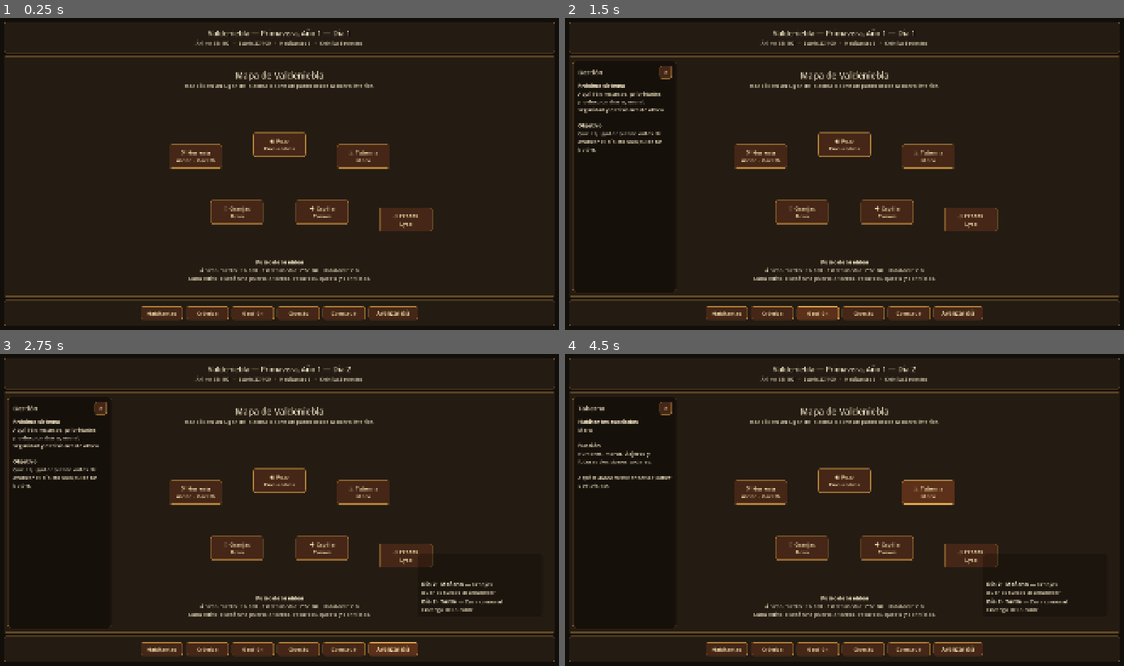
Above: before the commit, frames 1-4 (two rows, left to right).
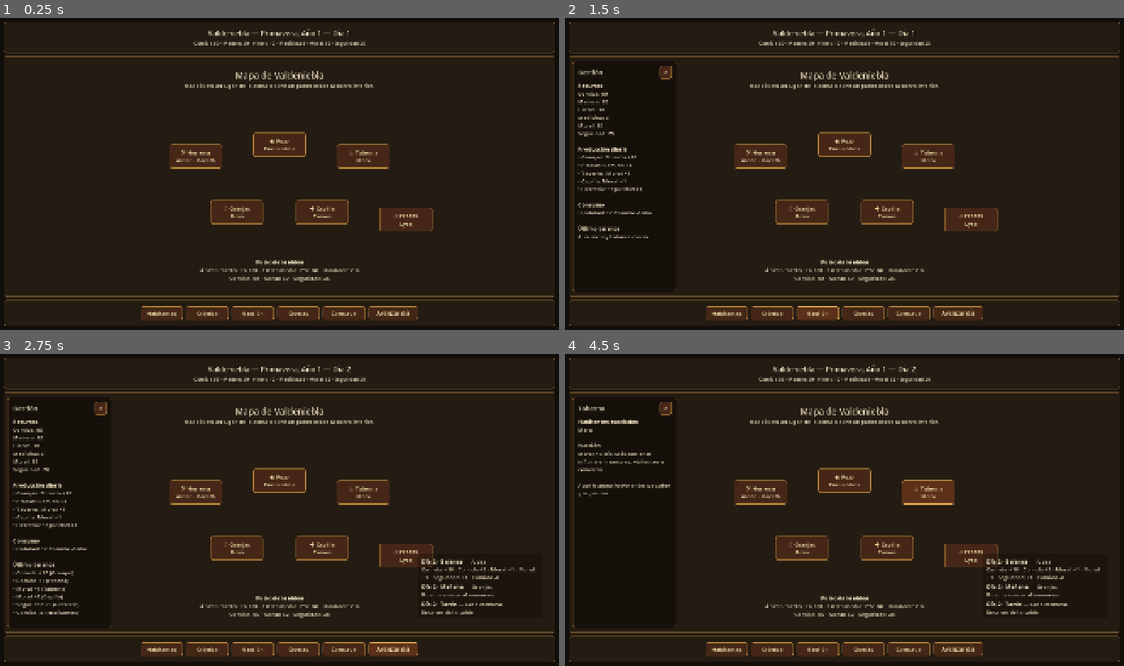
Above: after the commit, the same moments.

Repository: Nachobt98/valdeniebla
Game: Godot game, scene res://main.tscn
Same seed, same stepped clock (60 frames per second), same inputs: the game is played once before the commit and once after it.
Inputs:
- Up to frame 1 (0.25 s): no input
- Up to frame 2 (1.5 s): click "Crónica" at 0.5 s; click "Gestión" at 1.25 s
- Up to frame 3 (2.75 s): click "Avanzar día" at 2 s
- Up to frame 4 (4.5 s): click "⚒ Herrería Aldric · Gareth" at 2.75 s; click "◉ Pozo Encuentros" at 3.5 s; click "♨ Taberna Mara" at 4.25 s

The runs differ from the first frame. In frame 1, 0.5% of the frame differs, in the area x 33-67%, y 6-85%; in frame 2, 2.0%; in frame 3, 3.4%, in the area x 2-96%, y 6-85%; in frame 4, 2.1%.

Commit message:
Connect resources to UI and daily flow

Diff:
--- a/main.gd
+++ b/main.gd
@@ -2,6 +2,7 @@
 
 const NPCDatabase = preload("res://data/npc_database.gd")
 const EventDatabase = preload("res://data/event_database.gd")
+const ResourceDatabase = preload("res://data/resource_database.gd")
 const VillageState = preload("res://scripts/village_state.gd")
 const EventSystem = preload("res://scripts/event_system.gd")
 const DiarySystem = preload("res://scripts/diary_system.gd")
@@ -46,7 +47,7 @@
 @onready var pastures_button: Button = $RootMargin/RootLayout/GameArea/MapPanel/MapContent/PasturesButton
 
 func _ready() -> void:
-	village_state.setup(NPCDatabase.get_npc_order(), NPCDatabase.get_initial_npcs())
+	village_state.setup(NPCDatabase.get_npc_order(), NPCDatabase.get_initial_npcs(), ResourceDatabase.get_initial_resources())
 	event_system.setup(EventDatabase.get_events())
 	diary_system.setup_initial_entry()
 	populate_npc_list()
@@ -64,12 +65,12 @@
 	management_button.pressed.connect(show_management_panel)
 	quests_button.pressed.connect(show_quests_panel)
 	build_button.pressed.connect(show_build_panel)
-	forge_button.pressed.connect(func(): show_building_panel("Herrería", "Aldric · Gareth", "Forja, herramientas, reparaciones y futuras armas.", "El yunque marca el pulso material de Valdeniebla."))
-	tavern_button.pressed.connect(func(): show_building_panel("Taberna", "Mara", "Rumores, moral, viajeros y futuras decisiones sociales.", "Aquí la aldea habla antes de saber qué piensa."))
-	well_button.pressed.connect(func(): show_building_panel("Pozo", "Vecinos de paso", "Encuentros casuales, conversaciones breves y rumores pequeños.", "Todo el mundo acaba pasando por el pozo."))
-	farms_button.pressed.connect(func(): show_building_panel("Granjas", "Bran", "Comida, cosechas, fatiga, clima y preparación del invierno.", "Si los campos fallan, toda la aldea lo nota."))
-	chapel_button.pressed.connect(func(): show_building_panel("Capilla", "Tomas", "Crónica, memoria, mediación y primeras pistas de la trama principal.", "Las velas recuerdan más de lo que dicen."))
-	pastures_button.pressed.connect(func(): show_building_panel("Prados", "Lysa", "Ganado, lindes, vigilancia rural y frontera exterior.", "Más allá de los prados empieza lo incierto."))
+	forge_button.pressed.connect(func(): show_building_panel("Herrería", "Aldric · Gareth", "Seguridad +1/día si queda hierro. Coste: -1 hierro cada 3 días.", "El yunque marca el pulso material de Valdeniebla."))
+	tavern_button.pressed.connect(func(): show_building_panel("Taberna", "Mara", "Moral +1/día. Más adelante influirá en rumores, visitantes y comercio.", "Aquí la aldea habla antes de saber qué piensa."))
+	well_button.pressed.connect(func(): show_building_panel("Pozo", "Vecinos de paso", "Estabilidad cotidiana. Más adelante afectará salud, reuniones y eventos sociales.", "Todo el mundo acaba pasando por el pozo."))
+	farms_button.pressed.connect(func(): show_building_panel("Granjas", "Bran", "Comida +10/día.", "Si los campos fallan, toda la aldea lo nota."))
+	chapel_button.pressed.connect(func(): show_building_panel("Capilla", "Tomas", "Moral +1/día. Más adelante afectará memoria, mediación y tramas principales.", "Las velas recuerdan más de lo que dicen."))
+	pastures_button.pressed.connect(func(): show_building_panel("Prados", "Lysa", "Comida +3/día. Más adelante aportará vigilancia rural y medicina natural.", "Más allá de los prados empieza lo incierto."))
 
 func apply_translucent_context_style() -> void:
 	context_panel.custom_minimum_size = Vector2(350, 0)
@@ -159,12 +160,27 @@
 
 func _on_advance_day_pressed() -> void:
 	village_state.advance_day()
+	village_state.apply_daily_economy(ResourceDatabase)
+	diary_system.add_daily_economy_entry(village_state)
+	add_event_feed_entry("Balance", {"location": "Aldea", "title": get_daily_resource_feed_summary()})
 	for time_name in DAY_TIMES:
 		var event_data = event_system.pick_event(village_state)
 		event_system.apply_event(event_data, village_state)
 		diary_system.add_entry(time_name, event_data, village_state)
 		add_event_feed_entry(time_name, event_data)
 	update_all_ui()
+	if context_panel.visible and context_title_label.text == "Gestión":
+		show_management_panel()
+	elif context_panel.visible and context_title_label.text == "Crónica":
+		show_chronicle_panel()
+
+func get_daily_resource_feed_summary() -> String:
+	var chunks: Array[String] = []
+	for change: Dictionary in village_state.last_daily_resource_changes:
+		chunks.append("%s %+d" % [String(change["resource"]).capitalize(), int(change["delta"])])
+	if chunks.is_empty():
+		return "Sin cambios de recursos"
+	return " · ".join(chunks)
 
 func add_event_feed_entry(time_name: String, event_data: Dictionary) -> void:
 	event_feed_panel.visible = true
@@ -229,27 +245,30 @@
 		update_npc_panel()
 
 func update_title() -> void:
-	var average_mood := village_state.get_average_state("ánimo")
-	var average_stress := village_state.get_average_state("estrés")
 	title_label.text = "Valdeniebla — %s, Año %d — Día %d" % [
 		village_state.season,
 		village_state.year,
 		village_state.day
 	]
-	top_stats_label.text = "Ánimo %d/100   ·   Estrés %d/100   ·   Habitantes %d   ·   Crónica %d eventos" % [
+	top_stats_label.text = "Comida %d · Madera %d · Hierro %d · Medicina %d · Moral %d · Seguridad %d" % [
+		village_state.get_resource("comida"),
+		village_state.get_resource("madera"),
+		village_state.get_resource("hierro"),
+		village_state.get_resource("medicina"),
+		village_state.get_resource("moral"),
+		village_state.get_resource("seguridad")
+	]
+
+func update_map_status() -> void:
+	var average_mood := village_state.get_average_state("ánimo")
+	var average_stress := village_state.get_average_state("estrés")
+	map_status_label.text = "[center][b]Pulso de la aldea[/b]\nÁnimo medio: %d/100 · Estrés medio: %d/100 · Habitantes: %d\nComida: %d · Moral: %d · Seguridad: %d[/center]" % [
 		average_mood,
 		average_stress,
 		village_state.npc_order.size(),
-		diary_system.diary_history.size()
-	]
-
-func update_map_status() -> void:
-	var average_mood := village_state.get_average_state("ánimo")
-	var average_stress := village_state.get_average_state("estrés")
-	map_status_label.text = "[center][b]Pulso de la aldea[/b]\nÁnimo medio: %d/100 · Estrés medio: %d/100 · Habitantes: %d\nCada edificio será una puerta a tareas, recursos, quests y conflictos.[/center]" % [
-		average_mood,
-		average_stress,
-		village_state.npc_order.size()
+		village_state.get_resource("comida"),
+		village_state.get_resource("moral"),
+		village_state.get_resource("seguridad")
 	]
 
 func reset_context_text_layout() -> void:
@@ -291,11 +310,24 @@
 	npc_info_label.visible = false
 
 func show_management_panel() -> void:
-	show_context(
-		"Gestión",
-		"[b]Próximo sistema[/b]\nAquí irán recursos, prioridades, producción diaria, moral, seguridad y decisiones de aldea.\n\n[b]Objetivo[/b]\nQue el jugador piense antes de avanzar el día, no solo pulse un botón.",
-		false
-	)
+	show_context("Gestión", get_management_panel_text(), false)
+
+func get_management_panel_text() -> String:
+	var text := "[b]Recursos[/b]\n"
+	for resource_name: String in ResourceDatabase.get_resource_order():
+		text += "%s: %d\n" % [String(ResourceDatabase.get_resource_labels().get(resource_name, resource_name)), village_state.get_resource(resource_name)]
+	text += "\n[b]Producción diaria[/b]\n"
+	for rule: Dictionary in ResourceDatabase.get_daily_production_rules():
+		text += "• %s: %s %+d\n" % [String(rule["source"]), String(rule["resource"]).capitalize(), int(rule["delta"])]
+	text += "\n[b]Consumo[/b]\n"
+	text += "• Habitantes: Comida -%d/día\n" % village_state.npc_order.size()
+	text += "\n[b]Último balance[/b]\n"
+	if village_state.last_daily_resource_changes.is_empty():
+		text += "Aún no hay balance diario."
+	else:
+		for change: Dictionary in village_state.last_daily_resource_changes:
+			text += "• %s %+d (%s)\n" % [String(change["resource"]).capitalize(), int(change["delta"]), String(change.get("source", "aldea"))]
+	return text
 
 func show_quests_panel() -> void:
 	show_context(
